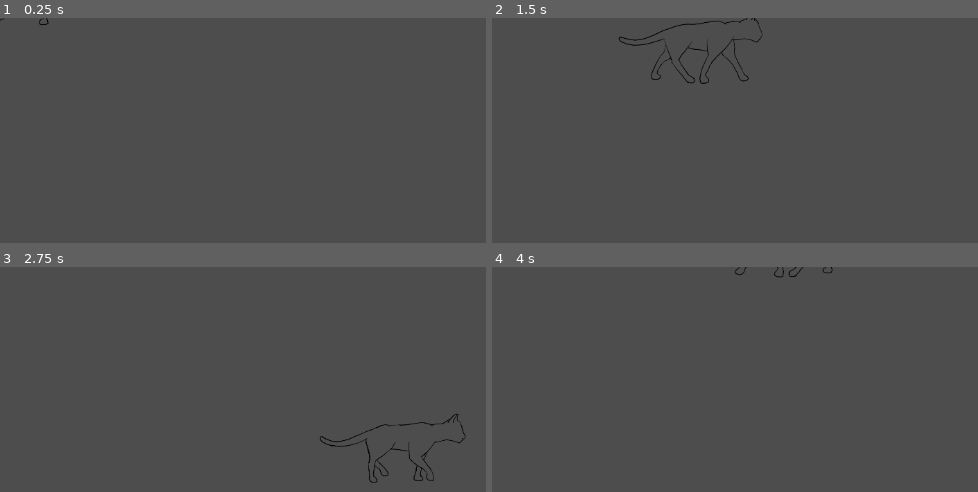
Above: before the commit, frames 1-4 (two rows, left to right).
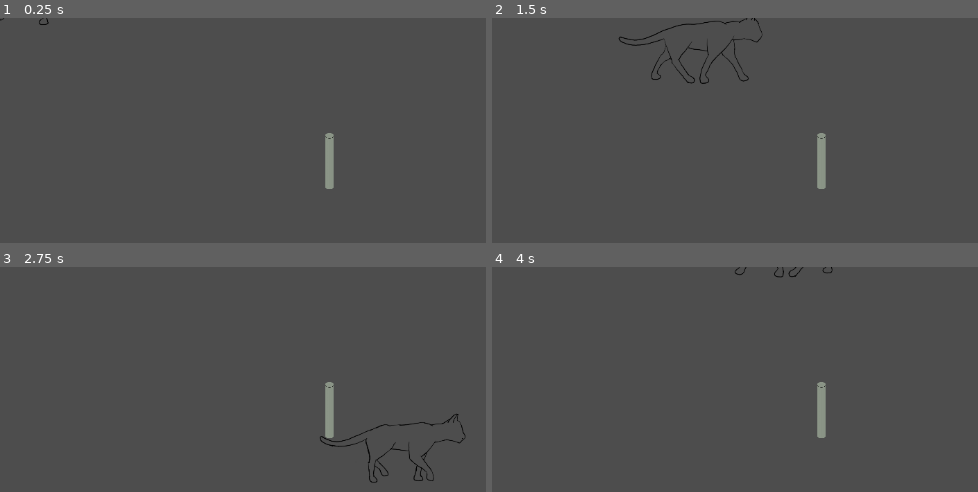
Above: after the commit, the same moments.

Repository: Flodurs/Godotwildjam63
Game: Godot game, scene res://szenen/level/Level.tscn
The game is run twice, just before and just after one commit, with the same random seed, the same clock (stepped at 60 frames per second) and the same inputs.
Inputs:
- Up to frame 1 (0.25 s): no input
- Up to frame 2 (1.5 s): tap Enter at 0.5 s; hold D (mRight) 0.53-1.28 s; hold S (mDown) from 1.28 s (still down)
- Up to frame 3 (2.75 s): release S (mDown) at 2.03 s; hold D (mRight) from 2.03 s (still down)
- Up to frame 4 (4 s): release D (mRight) at 2.78 s; hold W (mUp) 2.78-3.53 s; hold A (mLeft) from 3.53 s (still down)

The runs differ from the first frame. In frame 1, 0.4% of the frame differs, in the area x 66-69%, y 51-76%; in frame 2, 0.4%; in frame 3, 0.4%; in frame 4, 0.4%.

Commit message:
pillar fix

Diff:
--- a/szenen/level/Level.tscn
+++ b/szenen/level/Level.tscn
@@ -1,7 +1,11 @@
-[gd_scene load_steps=2 format=3 uid="uid://bllgydvr5omfx"]
+[gd_scene load_steps=3 format=3 uid="uid://ct8c5s7tamylk"]
 
+[ext_resource type="PackedScene" uid="uid://d0sprmhk4yyal" path="res://szenen/objekte/Pillar.tscn" id="1_caku8"]
 [ext_resource type="PackedScene" uid="uid://ceheqoktc83rp" path="res://szenen/entitys/katze.tscn" id="1_fv7qr"]
 
 [node name="level" type="Node2D"]
 
 [node name="Katze" parent="." instance=ExtResource("1_fv7qr")]
+
+[node name="Pillar" parent="." instance=ExtResource("1_caku8")]
+position = Vector2(475, 244)
--- a/szenen/objekte/Pillar.tscn
+++ b/szenen/objekte/Pillar.tscn
@@ -1,19 +1,19 @@
 [gd_scene load_steps=4 format=3 uid="uid://d0sprmhk4yyal"]
 
 [ext_resource type="Script" path="res://szenen/objekte/Pillar.gd" id="1_8weh0"]
-[ext_resource type="Texture2D" path="res://assets/sprites/pillar_VORLAEUFIG.png" id="1_qk64p"]
+[ext_resource type="Texture2D" uid="uid://ctj2ku0io2qlh" path="res://assets/sprites/pillar_prelim.png" id="2_lqvg6"]
 
 [sub_resource type="CircleShape2D" id="CircleShape2D_syccy"]
-radius = 12.0
+radius = 6.0
 
 [node name="Pillar" type="StaticBody2D"]
+y_sort_enabled = true
 script = ExtResource("1_8weh0")
 
 [node name="pillarIMage" type="Sprite2D" parent="."]
-position = Vector2(1, -80)
-rotation = 1.5708
+position = Vector2(0, -46)
 scale = Vector2(0.2, 0.2)
-texture = ExtResource("1_qk64p")
+texture = ExtResource("2_lqvg6")
 
 [node name="CollisionShape2D" type="CollisionShape2D" parent="."]
 scale = Vector2(1, 0.5)
